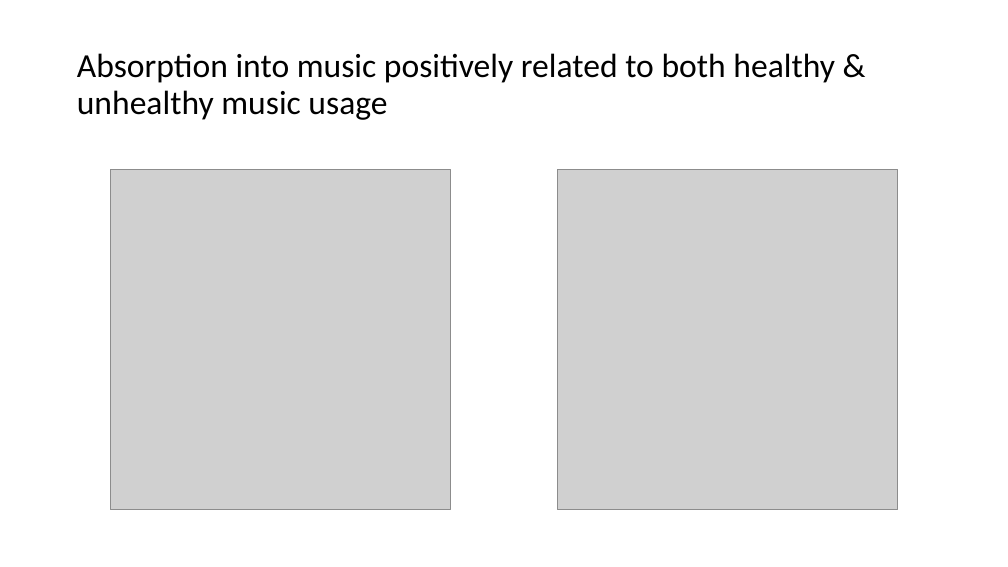
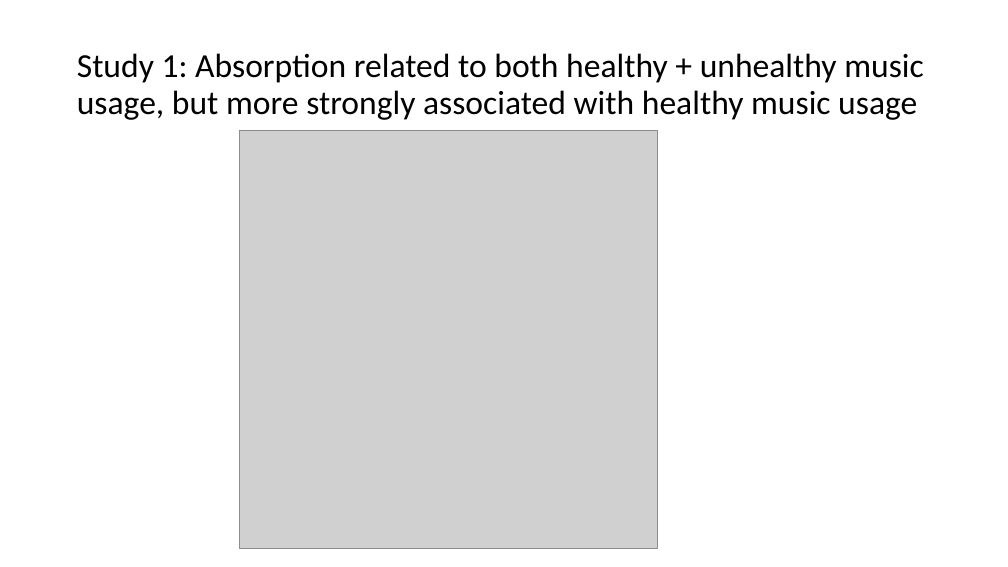
Before and after one commit to njk2136/TEAM, a slide deck: slide 6 of figures/AIMS_paper/AIMS_paperfigures.pptx. Drawn at 1008x567 pixels with LibreOffice and Linux fonts; fonts in the diff are those of the drawing; grey boxes stand for pictures. Boxes give left, top, right and bottom in pixels: in the first picture for what was removed or moved away, otherwise in the second. Text is boxed around its words. In the diff, an @@ line names an element or a change of style, - is before the commit and + after.

```diff
--- a/figures/AIMS_paper/AIMS_paperfigures.pptx
+++ b/figures/AIMS_paper/AIMS_paperfigures.pptx
@@ title at (77,53,924,120): text changed @@
-Absorption into music positively related to both healthy & unhealthy music usage
+Study 1: Absorption related to both healthy + unhealthy music usage, but more strongly associated with healthy music usage
@@ picture added at (240,130,658,548) @@
@@ picture removed at (110,169,451,510) @@
@@ picture removed at (557,169,898,510) @@
```
Also in this commit, not shown: 1 slide added, 7 other files.
